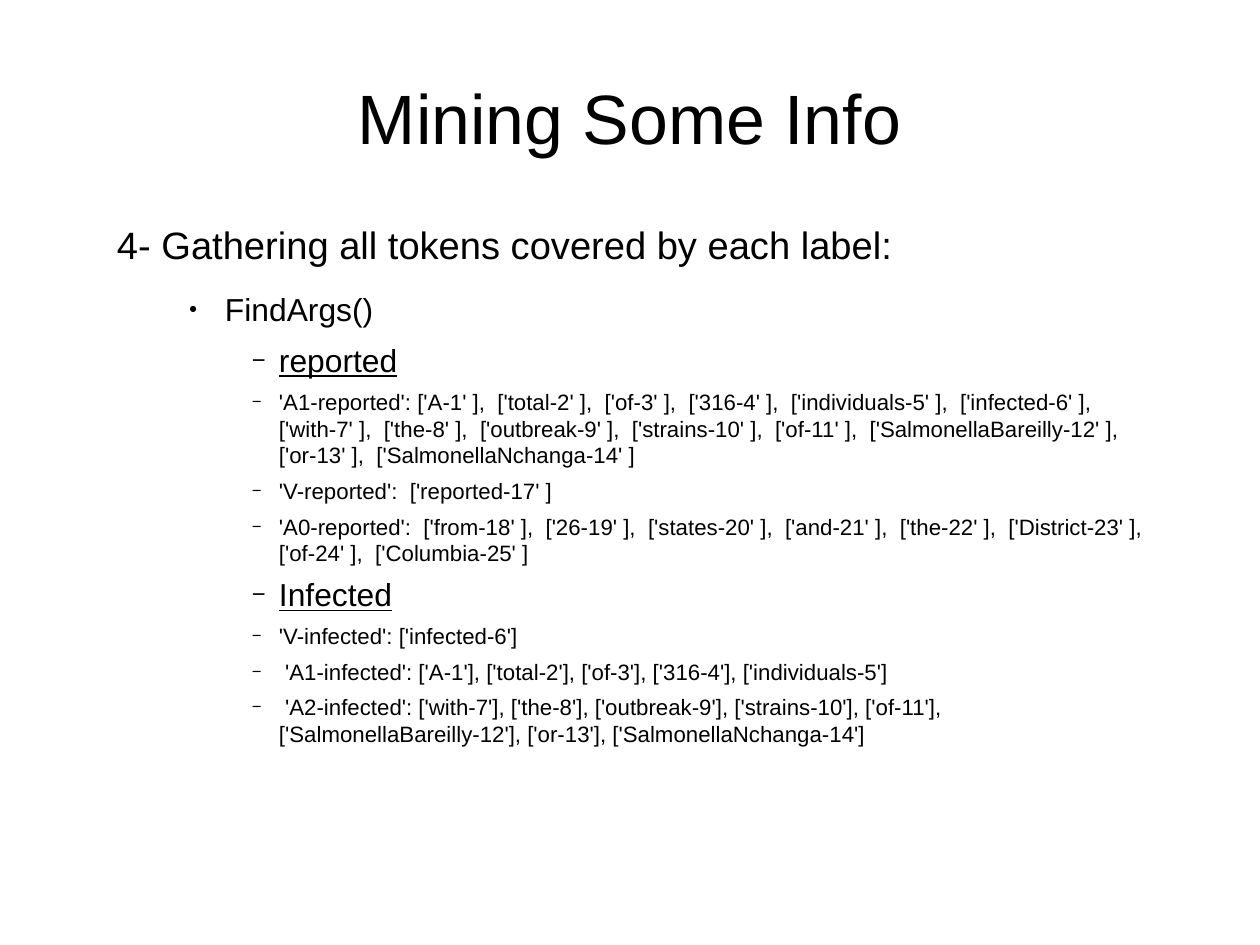
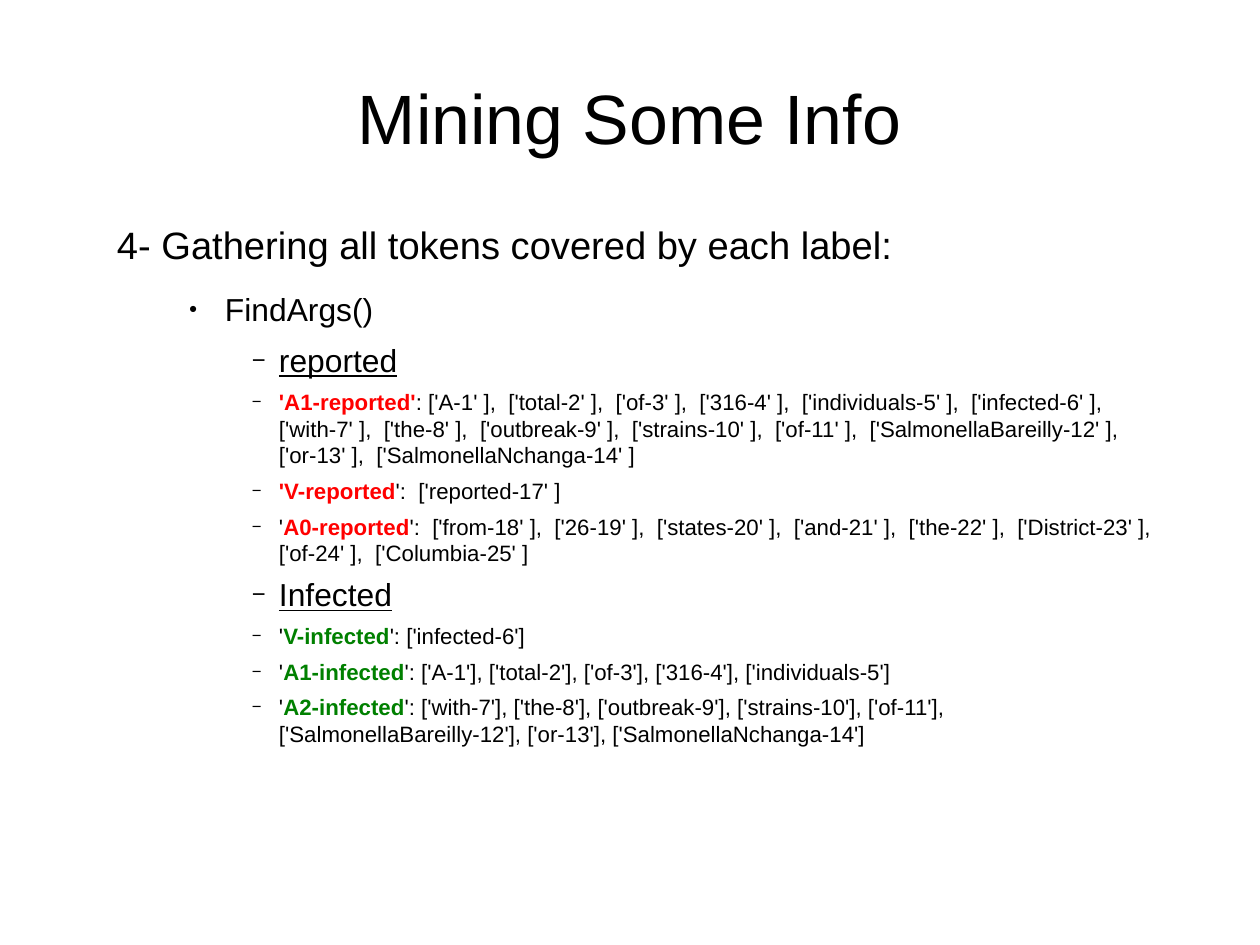
Before and after one commit to adreena/SemanticRoleMiner, a slide deck: slide 6 of testCases/TestCases.odp. Drawn at 1260x945 pixels with LibreOffice and Linux fonts; fonts in the diff are those of the drawing. Boxes give left, top, right and bottom in pixels: in the first picture for what was removed or moved away, otherwise in the second. Text is boxed around its words. In the diff, an @@ line names an element or a change of style, - is before the commit and + after.

```diff
--- a/testCases/TestCases.odp
+++ b/testCases/TestCases.odp
@@ text at bbox=[279, 394, 1132, 747]: text colour #000000 to #FF0000 in "'A1-reported':", "'V-reported':", "'A0-reported':"; bold on in "'A1-reported':", "'V-reported':", "'A0-reported':", "'V-infected':" and 2 more places; text colour #000000 to #008000 in "'V-infected':", "'A1-infected':", "'A2-infected':" @@
```
Also in this commit, not shown: 7 other slides changed, 3 slides added, 12 other files.
